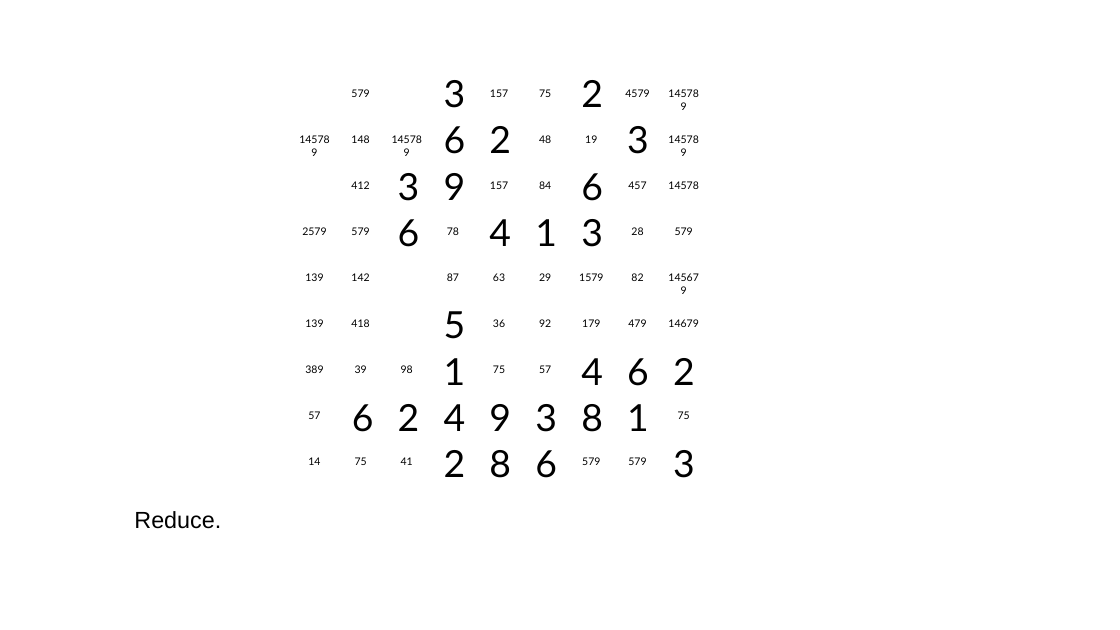
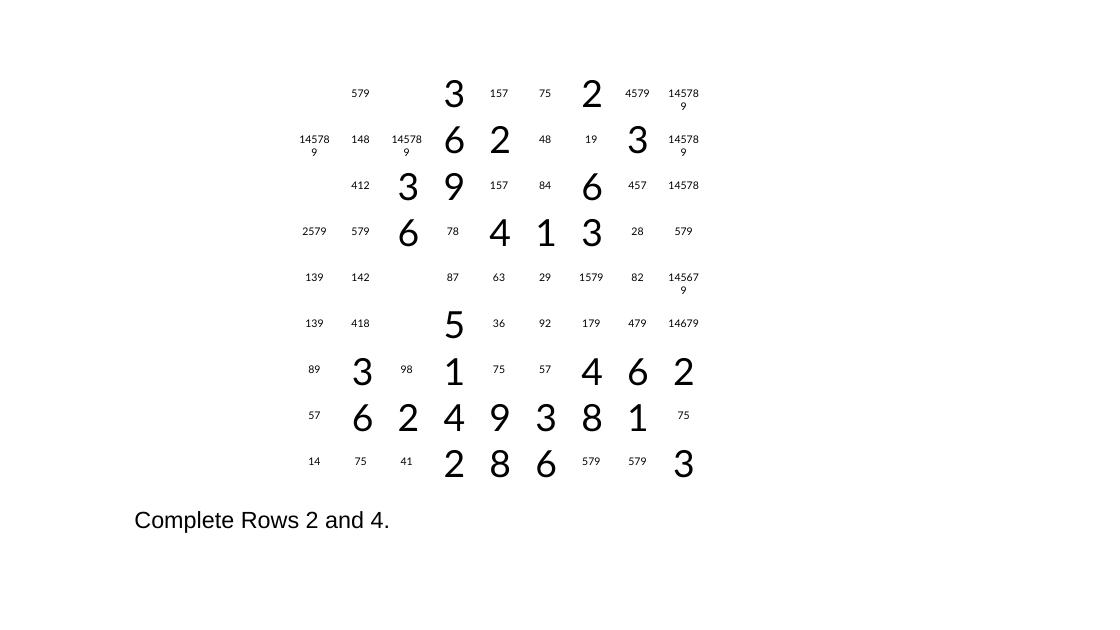
Before and after one commit to jhardis/WSJ_Number_Puzzles, a slide deck: slide 42 of 20260530_2.pptx. Drawn at 1120x630 pixels with LibreOffice and Linux fonts; fonts in the diff are those of the drawing; background and template pictures are left out. Boxes give left, top, right and bottom in pixels: in the first picture for what was removed or moved away, otherwise in the second. Text is boxed around its words. In the diff, an @@ line names an element or a change of style, - is before the commit and + after.

```diff
--- a/20260530_2.pptx
+++ b/20260530_2.pptx
@@ text added at [352, 358, 374, 386], 32 pt, text #000000 @@
+3
@@ text at [308, 365, 320, 373]: text changed @@
-389
+89
@@ text removed at [355, 365, 367, 373] @@
-39
@@ text at [134, 511, 390, 533]: text changed @@
-Reduce.
+Complete Rows 2 and 4.
```
Also in this commit, not shown: 20 other slides changed, 1 slide removed.
